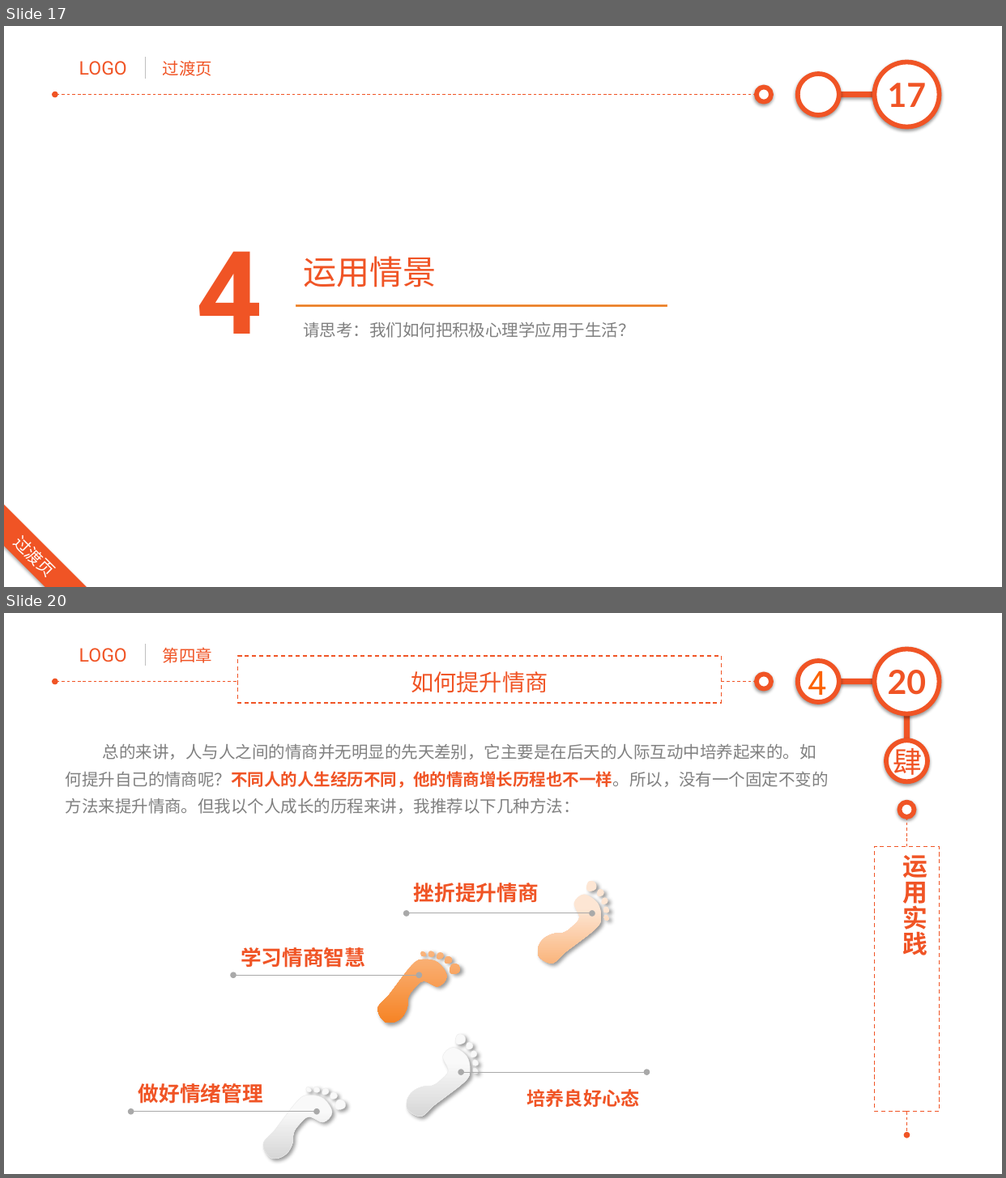
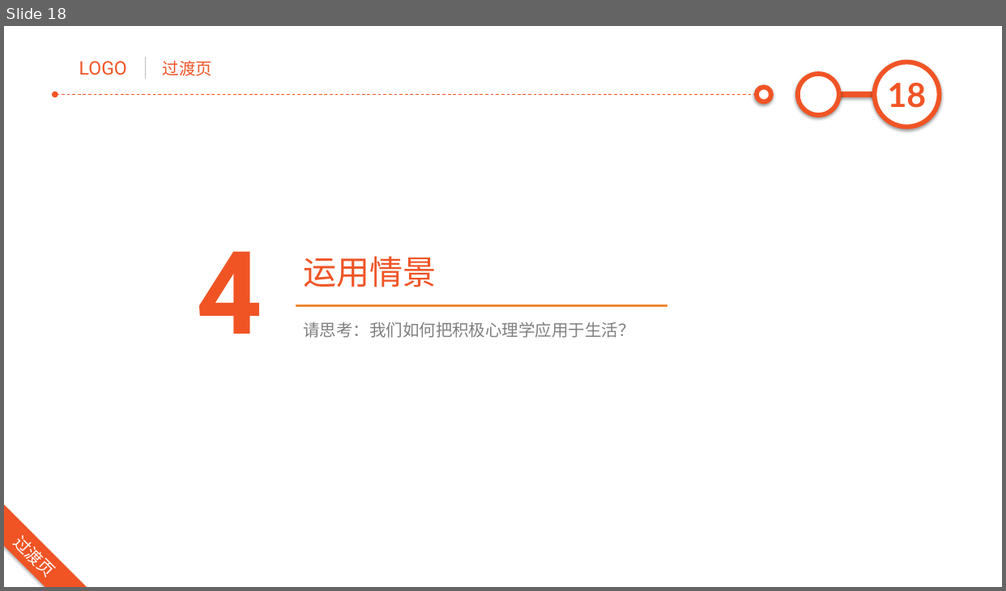
Before and after one commit to junstudys/positive-psychology, a slide deck: 积极心理学探索.pptx. Shown one above the other, each under a label of ours: slides 17 and 20 before the commit, slide 18 after it; the slides between them are not shown. The pictures are 1006x1178 and 1006x591 pixels, drawn with LibreOffice and Linux fonts; fonts in the diff are those of the drawing. Boxes give left, top, right and bottom in pixels: in the first picture for what was removed or moved away, otherwise in the second. Text is boxed around its words. In the diff, an @@ line names an element or a change of style, - is before the commit and + after.

```diff
--- a/积极心理学探索.pptx
+++ b/积极心理学探索.pptx
@@ slide 20 removed at (x1=4, y1=613, x2=1002, y2=1174), background #FFFFFF; not listed: 7 template elements that a slide beside it also shows @@
@@ text removed at (x1=163, y1=647, x2=212, y2=663) @@
-第四章
@@ rectangle removed at (x1=237, y1=656, x2=721, y2=703) @@
@@ text removed at (x1=411, y1=671, x2=548, y2=693) @@
-如何提升情商
@@ text removed at (x1=808, y1=664, x2=826, y2=703) @@
-4
@@ chevron removed at (x1=904, y1=700, x2=910, y2=759) @@
@@ text removed at (x1=66, y1=744, x2=829, y2=814) @@
-总的来讲，人与人之间的情商并无明显的先天差别，它主要是在后天的人际互动中培养起来的。如何提升自己的情商呢？不同人的人生经历不同，他的情商增长历程也不一样。所以，没有一个固定不变的方法来提升情商。但我以个人成长的历程来讲，我推荐以下几种方法：
@@ ellipse removed at (x1=886, y1=740, x2=927, y2=781) @@
-肆
@@ ellipse removed at (x1=899, y1=803, x2=914, y2=817) @@
@@ arrow removed from (907, 817) to (907, 1135) @@
@@ rectangle removed at (x1=875, y1=846, x2=940, y2=1112) @@
@@ text removed at (x1=903, y1=855, x2=928, y2=956) @@
-运用实践
@@ text removed at (x1=414, y1=883, x2=539, y2=903) @@
-挫折提升情商
@@ freeform shape removed at (x1=538, y1=881, x2=610, y2=964) @@
@@ double arrow removed from (407, 914) to (592, 914) @@
@@ text removed at (x1=241, y1=948, x2=365, y2=968) @@
-学习情商智慧
@@ freeform shape removed at (x1=377, y1=952, x2=460, y2=1023) @@
@@ double arrow removed from (233, 975) to (419, 975) @@
@@ freeform shape removed at (x1=407, y1=1034, x2=479, y2=1117) @@
@@ double arrow removed from (461, 1072) to (647, 1072) @@
@@ text removed at (x1=138, y1=1084, x2=263, y2=1104) @@
-做好情绪管理
@@ freeform shape removed at (x1=263, y1=1087, x2=345, y2=1159) @@
@@ text removed at (x1=527, y1=1089, x2=640, y2=1107) @@
-培养良好心态
@@ double arrow removed from (131, 1112) to (317, 1112) @@
@@ what was slide 17 is now slide 18 @@
@@ page number at (x1=888, y1=83, x2=927, y2=108): text changed @@
-17
+18
```
Also in this commit, not shown: 9 slides changed, 3 slides added, 4 other slides removed, 8 other files.
